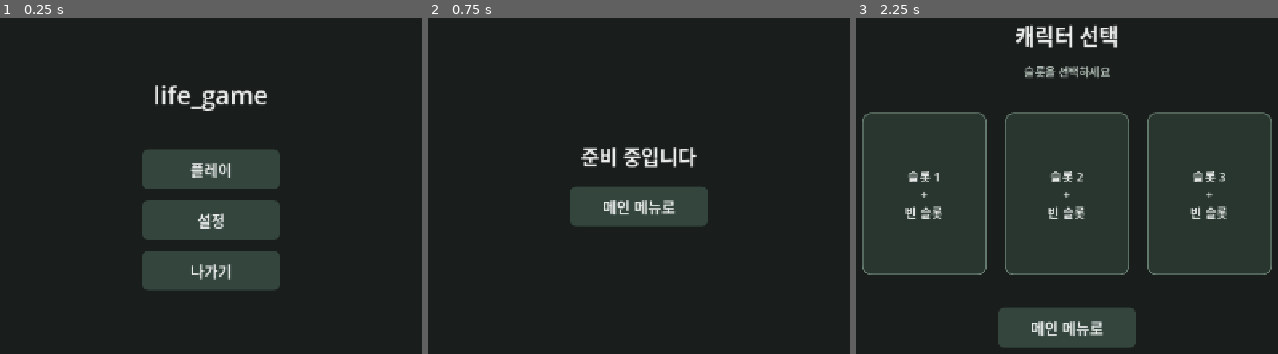
Above: before the commit, frames 1-3 (left to right).
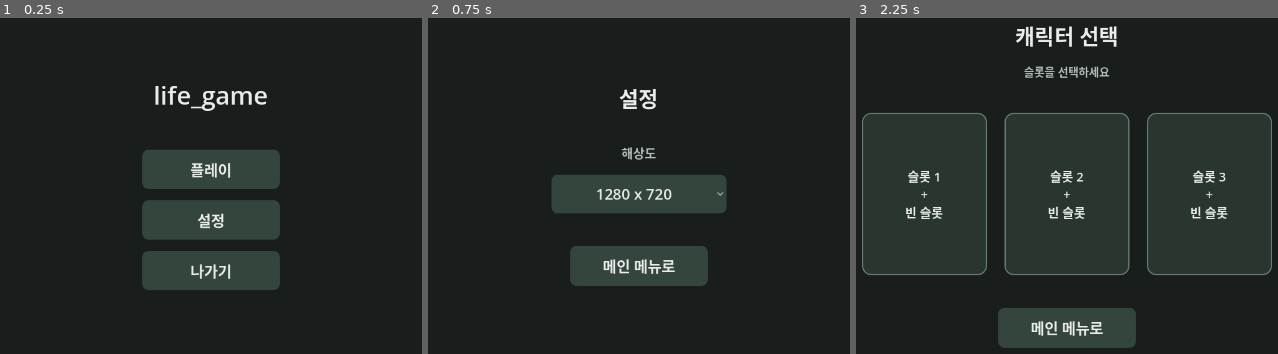
Above: after the commit, the same moments.

Repository: kimtuna/life_game
Game: Godot game, scene res://scenes/main_menu/main_menu.tscn
Two runs of this game, one before a commit and one after it. Both use one fixed random seed, a clock stepped at 60 frames per second and the inputs below.
Inputs:
- Up to frame 1 (0.25 s): no input
- Up to frame 2 (0.75 s): click "설정" at 0.5 s
- Up to frame 3 (2.25 s): click "메인 메뉴로" at 1.25 s; click "플레이" at 2 s

The runs differ from the first frame. In frame 1, 1.1% of the frame differs, in the area x 33-67%, y 19-81%; in frame 2, 9.2%, in the area x 29-71%, y 21-80%; in frame 3, 3.7%.

Commit message:
[INBOX #5] 설정 화면에 해상도 선택 옵션 추가
메인 메뉴 "설정" 버튼을 새 settings 씬으로 연결하고, 16:9 해상도 4종 중 고를 수
있는 OptionButton과 이를 저장/적용하는 SettingsData 오토로드를 추가했다.

## 스스로 판단해서 고친 부분
- 없음 (INBOX #5 지시를 그대로 따름).

## 지시받지 않았지만 추가한 개선
- 선택한 해상도를 user://settings.save에 저장해 앱을 다시 켜도 유지되게 했다
  (CharacterData가 이미 쓰던 "오토로드 + user:// JSON 저장" 패턴을 재사용).
- main_theme.tres에 OptionButton/PopupMenu 테마를 추가해 기본 회색 드롭다운
  대신 기존 버튼과 톤이 맞는 스타일을 입혔다.

## 어려움 / 에러와 해결
- 임시 QA 스크립트(SceneTree 확장)에서 var 타입을 명시하지 않으면
  "Cannot infer the type" 파스 에러가 남 — Control/Node로 타입 명시해서 해결.
- 같은 QA 스크립트에서 오토로드 SettingsData를 전역 식별자로 못 찾는 문제가
  있어 root.get_node("SettingsData")로 우회해서 검증. 실제 게임 씬(설정 화면
  자체)에서는 일반적인 전역 오토로드 접근이라 문제 없음을 확인함.
- 해상도 변경 후 실제로 창 크기만 바뀌고 카메라 시야(플레이어의 화면 대비
  상대 크기)는 그대로인지 스크린샷 4장으로 직접 비교해 DESIGN.md의
  "해상도를 높여도 시야가 넓어지면 안 된다" 규칙 준수를 확인했다.

Diff:
--- a/game/project.godot
+++ b/game/project.godot
@@ -18,6 +18,7 @@
 [autoload]
 
 CharacterData="*res://scripts/character_data.gd"
+SettingsData="*res://scripts/settings_data.gd"
 
 [display]
 
--- a/game/scenes/main_menu/main_menu.gd
+++ b/game/scenes/main_menu/main_menu.gd
@@ -6,7 +6,7 @@
 
 
 func _on_settings_pressed() -> void:
-	get_tree().change_scene_to_file("res://scenes/placeholder/placeholder.tscn")
+	get_tree().change_scene_to_file("res://scenes/settings/settings.tscn")
 
 
 func _on_quit_pressed() -> void:
--- /dev/null
+++ b/game/scenes/settings/settings.gd
@@ -0,0 +1,18 @@
+extends Control
+
+@onready var resolution_option: OptionButton = $CenterContainer/VBoxContainer/ResolutionOption
+
+
+func _ready() -> void:
+	resolution_option.clear()
+	for i in range(SettingsData.RESOLUTIONS.size()):
+		resolution_option.add_item(SettingsData.resolution_label(i))
+	resolution_option.select(SettingsData.resolution_index)
+
+
+func _on_resolution_option_item_selected(index: int) -> void:
+	SettingsData.set_resolution(index)
+
+
+func _on_back_pressed() -> void:
+	get_tree().change_scene_to_file("res://scenes/main_menu/main_menu.tscn")
--- /dev/null
+++ b/game/scenes/settings/settings.tscn
@@ -0,0 +1,74 @@
+[gd_scene load_steps=3 format=3]
+
+[ext_resource type="Script" path="res://scenes/settings/settings.gd" id="1_script"]
+[ext_resource type="Theme" path="res://theme/main_theme.tres" id="2_theme"]
+
+[node name="Settings" type="Control"]
+layout_mode = 3
+anchors_preset = 15
+anchor_right = 1.0
+anchor_bottom = 1.0
+grow_horizontal = 2
+grow_vertical = 2
+theme = ExtResource("2_theme")
+script = ExtResource("1_script")
+
+[node name="Background" type="ColorRect" parent="."]
+layout_mode = 1
+anchors_preset = 15
+anchor_right = 1.0
+anchor_bottom = 1.0
+grow_horizontal = 2
+grow_vertical = 2
+color = Color(0.098, 0.114, 0.106, 1)
+
+[node name="CenterContainer" type="CenterContainer" parent="."]
+layout_mode = 1
+anchors_preset = 15
+anchor_right = 1.0
+anchor_bottom = 1.0
+grow_horizontal = 2
+grow_vertical = 2
+
+[node name="VBoxContainer" type="VBoxContainer" parent="CenterContainer"]
+layout_mode = 2
+theme_override_constants/separation = 20
+alignment = 1
+
+[node name="Title" type="Label" parent="CenterContainer/VBoxContainer"]
+layout_mode = 2
+size_flags_horizontal = 4
+theme_override_font_sizes/font_size = 34
+text = "설정"
+horizontal_alignment = 1
+
+[node name="Spacer" type="Control" parent="CenterContainer/VBoxContainer"]
+custom_minimum_size = Vector2(0, 8)
+layout_mode = 2
+
+[node name="ResolutionLabel" type="Label" parent="CenterContainer/VBoxContainer"]
+layout_mode = 2
+size_flags_horizontal = 4
+theme_override_font_sizes/font_size = 20
+theme_override_colors/font_color = Color(0.7, 0.75, 0.72, 1)
+text = "해상도"
+horizontal_alignment = 1
+
+[node name="ResolutionOption" type="OptionButton" parent="CenterContainer/VBoxContainer"]
+layout_mode = 2
+size_flags_horizontal = 4
+custom_minimum_size = Vector2(280, 0)
+alignment = 1
+
+[node name="ButtonSpacer" type="Control" parent="CenterContainer/VBoxContainer"]
+custom_minimum_size = Vector2(0, 12)
+layout_mode = 2
+
+[node name="BackButton" type="Button" parent="CenterContainer/VBoxContainer"]
+layout_mode = 2
+size_flags_horizontal = 4
+custom_minimum_size = Vector2(220, 0)
+text = "메인 메뉴로"
+
+[connection signal="item_selected" from="CenterContainer/VBoxContainer/ResolutionOption" to="." method="_on_resolution_option_item_selected"]
+[connection signal="pressed" from="CenterContainer/VBoxContainer/BackButton" to="." method="_on_back_pressed"]
--- /dev/null
+++ b/game/scripts/settings_data.gd
@@ -0,0 +1,68 @@
+extends Node
+## 오토로드 싱글톤: 그래픽 설정(현재는 해상도)을 저장/적용한다.
+## `user://settings.save`에 JSON으로 저장해 앱을 껐다 켜도 선택이 유지된다.
+##
+## 해상도를 바꿔도 시야(카메라가 보여주는 월드 범위)는 절대 넓어지면 안 된다
+## (DESIGN.md "카메라 / 해상도" 규칙). 그래서 여기서는 창 크기(get_window().size)만
+## 바꾸고, 프로젝트의 기준 뷰포트 해상도(project.godot의 viewport_width/height)나
+## 월드 씬의 Camera2D.zoom은 절대 건드리지 않는다. `window/stretch/mode=canvas_items`,
+## `aspect=keep`(바퀴 1에 미리 설정됨)이 창 크기와 무관하게 같은 월드 범위를 같은
+## 화면 비율로 보여주는 걸 보장해준다.
+
+const SAVE_PATH := "user://settings.save"
+
+## 프로젝트 기준 해상도(1280x720, 16:9)와 같은 종횡비만 넣는다 — 종횡비가 다르면
+## "aspect=keep"이 레터박스를 만들어서 화면 구성이 목록마다 달라져 보이기 때문.
+const RESOLUTIONS: Array[Vector2i] = [
+	Vector2i(1280, 720),
+	Vector2i(1600, 900),
+	Vector2i(1920, 1080),
+	Vector2i(2560, 1440),
+]
+
+var resolution_index: int = 0
+
+
+func _ready() -> void:
+	_load()
+	apply_current()
+
+
+func resolution_label(index: int) -> String:
+	var size := RESOLUTIONS[index]
+	return "%d x %d" % [size.x, size.y]
+
+
+func set_resolution(index: int) -> void:
+	if index < 0 or index >= RESOLUTIONS.size():
+		return
+	resolution_index = index
+	apply_current()
+	_save()
+
+
+func apply_current() -> void:
+	var size := RESOLUTIONS[resolution_index]
+	var window := get_window()
+	window.size = size
+	window.move_to_center()
+
+
+func _save() -> void:
+	var file := FileAccess.open(SAVE_PATH, FileAccess.WRITE)
+	if file == null:
+		return
+	file.store_string(JSON.stringify({"resolution_index": resolution_index}))
+
+
+func _load() -> void:
+	if not FileAccess.file_exists(SAVE_PATH):
+		return
+	var file := FileAccess.open(SAVE_PATH, FileAccess.READ)
+	if file == null:
+		return
+	var parsed = JSON.parse_string(file.get_as_text())
+	if parsed is Dictionary and parsed.has("resolution_index"):
+		var index: int = parsed["resolution_index"]
+		if index >= 0 and index < RESOLUTIONS.size():
+			resolution_index = index
--- a/game/theme/main_theme.tres
+++ b/game/theme/main_theme.tres
@@ -49,6 +49,29 @@
 content_margin_right = 24.0
 content_margin_bottom = 14.0
 
+[sub_resource type="StyleBoxFlat" id="StyleBoxFlat_popup_panel"]
+bg_color = Color(0.157, 0.212, 0.184, 1)
+border_width_left = 2
+border_width_top = 2
+border_width_right = 2
+border_width_bottom = 2
+border_color = Color(0.4, 0.49, 0.44, 1)
+corner_radius_top_left = 10
+corner_radius_top_right = 10
+corner_radius_bottom_right = 10
+corner_radius_bottom_left = 10
+content_margin_left = 8.0
+content_margin_top = 8.0
+content_margin_right = 8.0
+content_margin_bottom = 8.0
+
+[sub_resource type="StyleBoxFlat" id="StyleBoxFlat_popup_hover"]
+bg_color = Color(0.302, 0.396, 0.349, 1)
+corner_radius_top_left = 8
+corner_radius_top_right = 8
+corner_radius_bottom_right = 8
+corner_radius_bottom_left = 8
+
 [resource]
 default_font_size = 22
 Button/styles/normal = SubResource("StyleBoxFlat_normal")
@@ -59,4 +82,17 @@
 Button/colors/font_hover_color = Color(1, 1, 1, 1)
 Button/colors/font_pressed_color = Color(0.784, 0.847, 0.796, 1)
 Button/font_sizes/font_size = 24
+OptionButton/styles/normal = SubResource("StyleBoxFlat_normal")
+OptionButton/styles/hover = SubResource("StyleBoxFlat_hover")
+OptionButton/styles/pressed = SubResource("StyleBoxFlat_pressed")
+OptionButton/styles/focus = SubResource("StyleBoxFlat_focus")
+OptionButton/colors/font_color = Color(0.914, 0.925, 0.918, 1)
+OptionButton/colors/font_hover_color = Color(1, 1, 1, 1)
+OptionButton/colors/font_pressed_color = Color(0.784, 0.847, 0.796, 1)
+OptionButton/font_sizes/font_size = 24
+PopupMenu/styles/panel = SubResource("StyleBoxFlat_popup_panel")
+PopupMenu/styles/hover = SubResource("StyleBoxFlat_popup_hover")
+PopupMenu/colors/font_color = Color(0.914, 0.925, 0.918, 1)
+PopupMenu/colors/font_hover_color = Color(1, 1, 1, 1)
+PopupMenu/font_sizes/font_size = 22
 Label/colors/font_color = Color(0.914, 0.925, 0.918, 1)
Not shown, added: game/scenes/settings/settings.gd.uid
Not shown, added: game/scripts/settings_data.gd.uid
Not shown: 1 places in game/theme/main_theme.tres that only renumber resources
Not shown, changed: docs/STATUS.md
Not shown, changed: docs/feedback/INBOX.md
